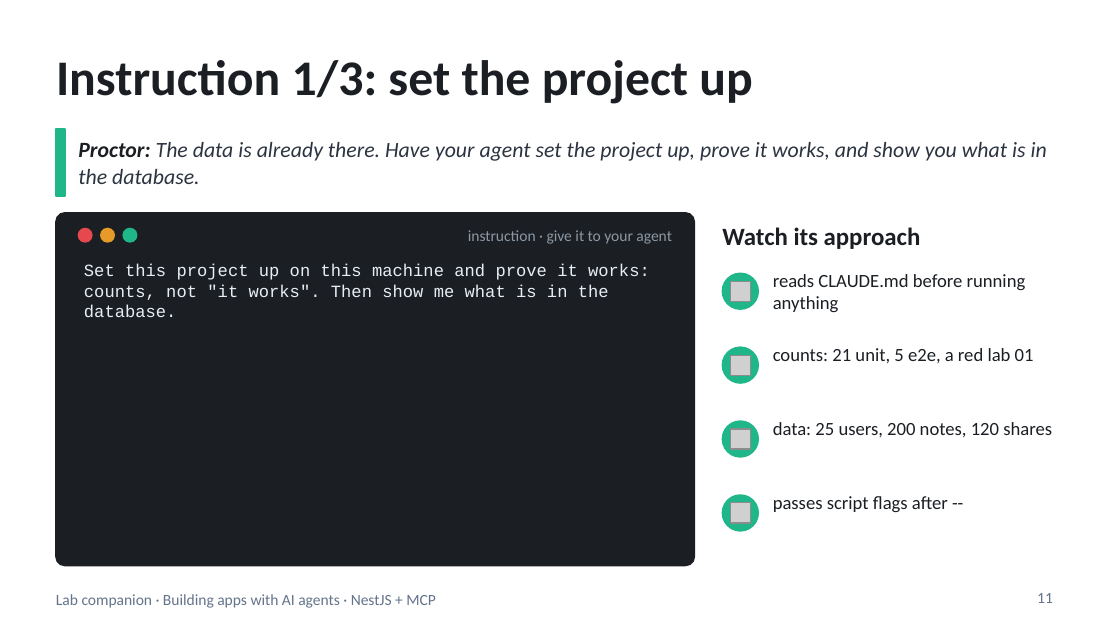
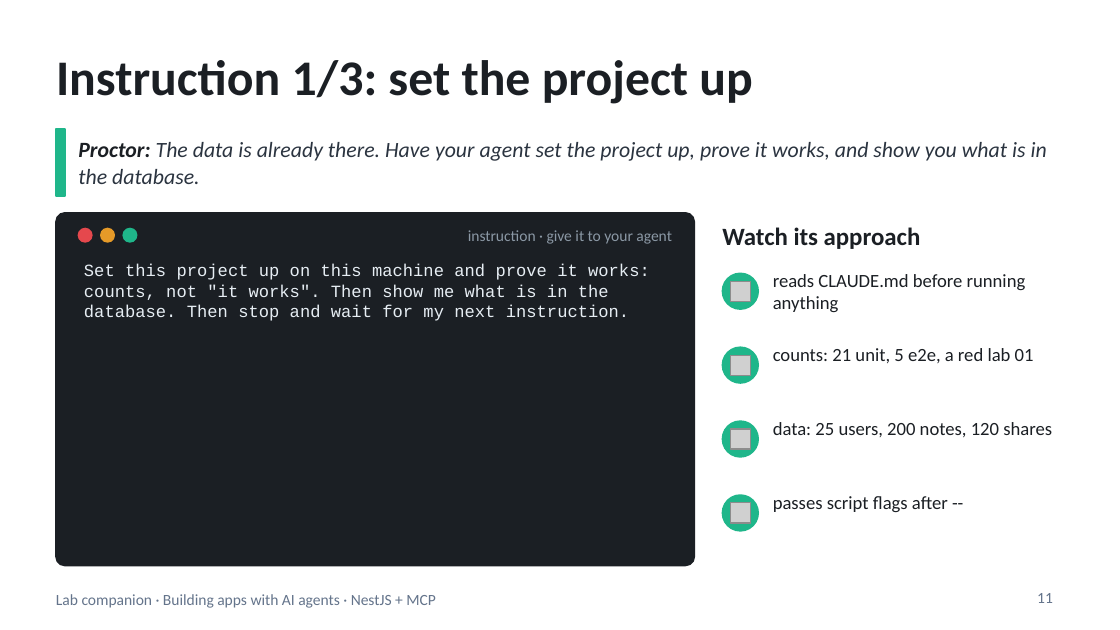
Before and after one commit to blazaga/ai-training-modules, a slide deck: slide 11 of docs/ai-agent-training/slides/lab-companion.pptx. Drawn at 1120x630 pixels with LibreOffice and Linux fonts; fonts in the diff are those of the drawing; grey boxes stand for pictures. Boxes give left, top, right and bottom in pixels: in the first picture for what was removed or moved away, otherwise in the second. Text is boxed around its words. In the diff, an @@ line names an element or a change of style, - is before the commit and + after.

```diff
--- a/docs/ai-agent-training/slides/lab-companion.pptx
+++ b/docs/ai-agent-training/slides/lab-companion.pptx
@@ text at (x1=84, y1=305, x2=629, y2=321): text changed @@
-database.
+database. Then stop and wait for my next instruction.
```
Also in this commit, not shown: 6 other slides changed, 6 other files.
